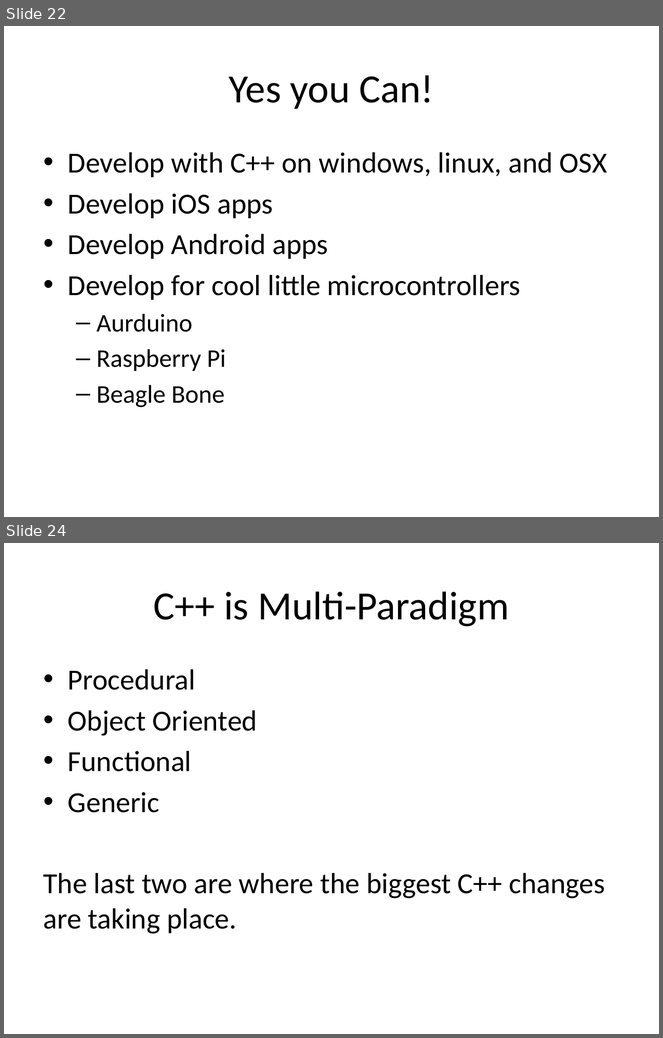
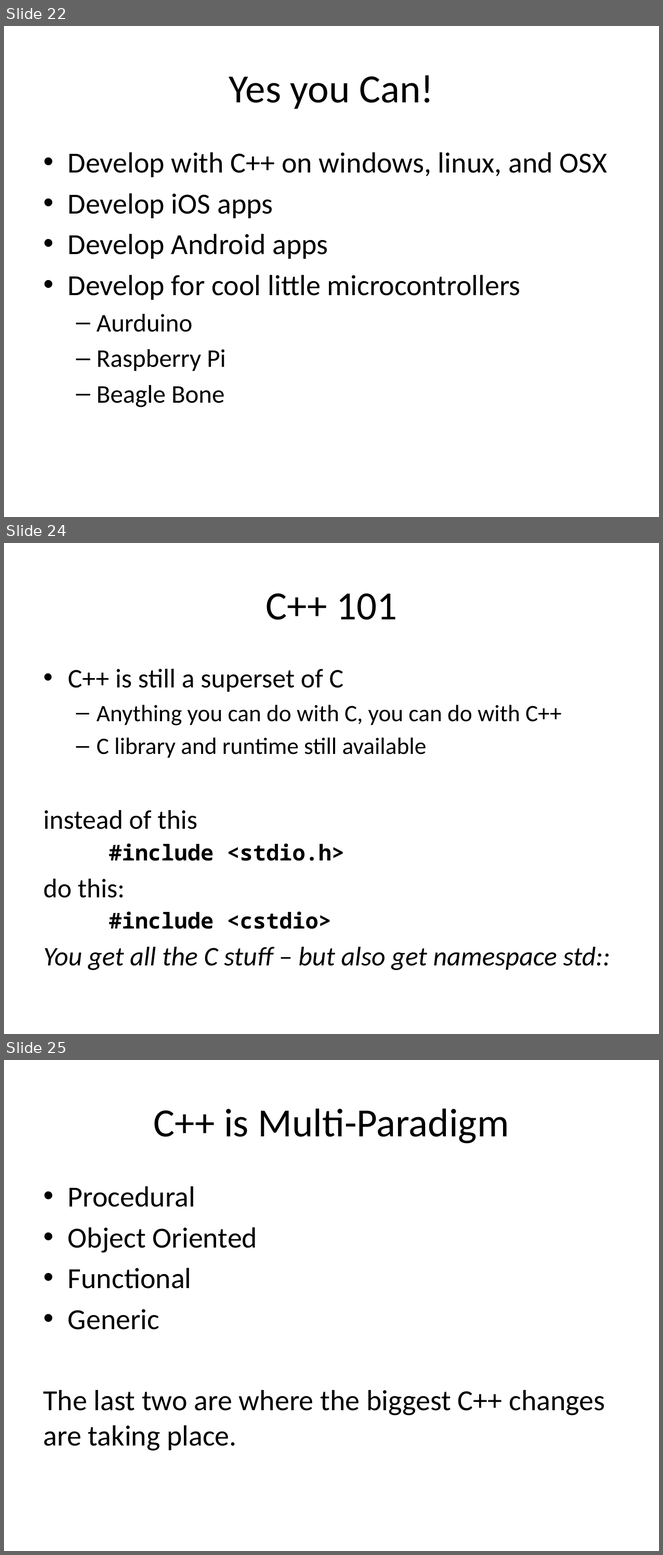
Before and after one commit to fellmad/FunWithCpp11, a slide deck: doc/Fun_with_C++11.pptx. Shown one above the other, each under a label of ours: slides 22 and 24 before the commit, slides 22, 24 and 25 after it; the slides between them are not shown. The pictures are 663x1038 and 663x1555 pixels, drawn with LibreOffice and Linux fonts; fonts in the diff are those of the drawing. Boxes give left, top, right and bottom in pixels: in the first picture for what was removed or moved away, otherwise in the second. Text is boxed around its words. In the diff, an @@ line names an element or a change of style, - is before the commit and + after.

```diff
--- a/doc/Fun_with_C++11.pptx
+++ b/doc/Fun_with_C++11.pptx
@@ slide 24 added at (4,543,659,1034), background #FFFFFF @@
@@ title added at (266,593,397,620), 44 pt, text #000000 @@
+C++ 101
@@ text added at (44,669,611,970), 29.6 pt, text #000000 @@
+• C++ is still a superset of C
+  – Anything you can do with C, you can do with C++
+  – C library and runtime still available
+instead of this
+#include <stdio.h>
+do this:
+#include <cstdio>
+You get all the C stuff – but also get namespace std::
@@ what was slide 24 is now slide 25 @@
```
Also in this commit, not shown: 8 slides changed, 1 other slide added, 6 slides removed, 2 other files.
